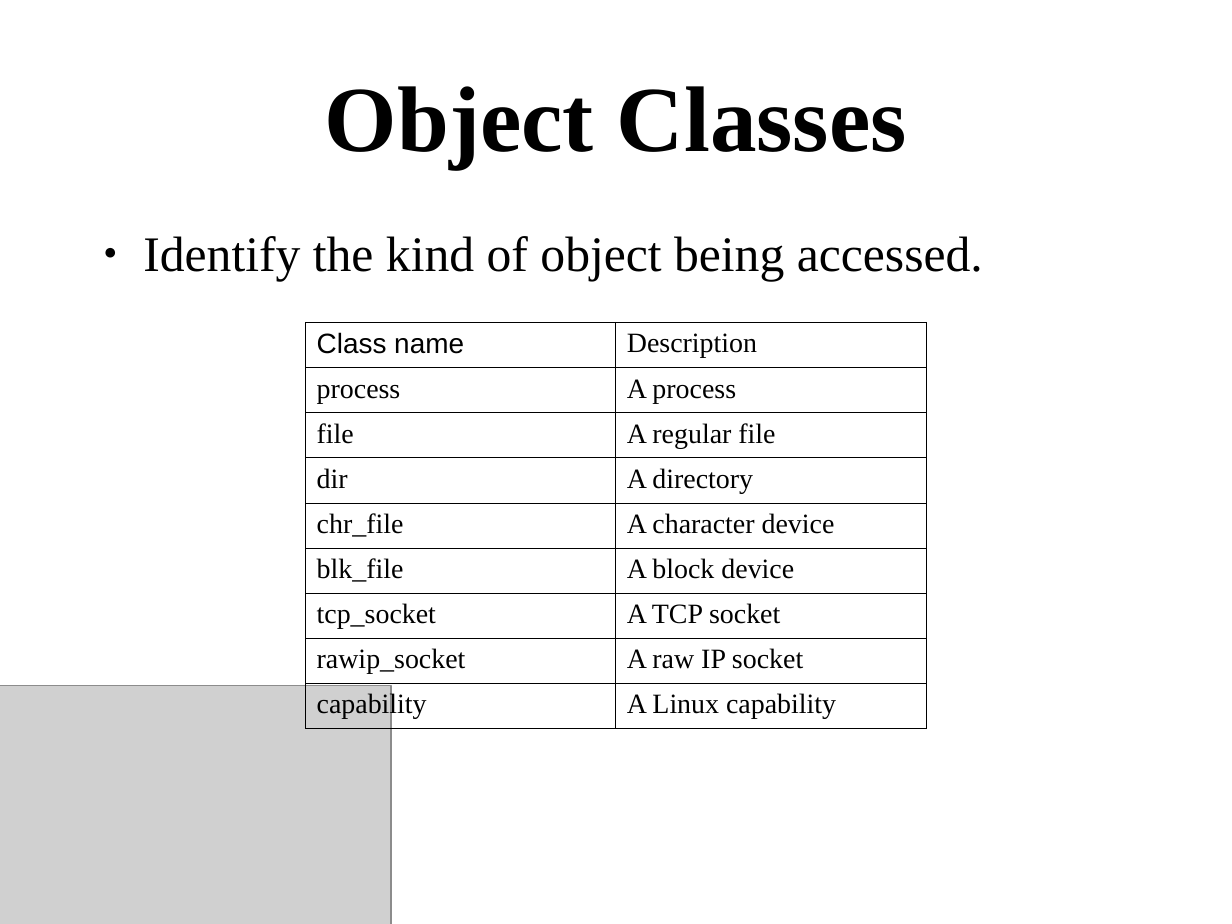
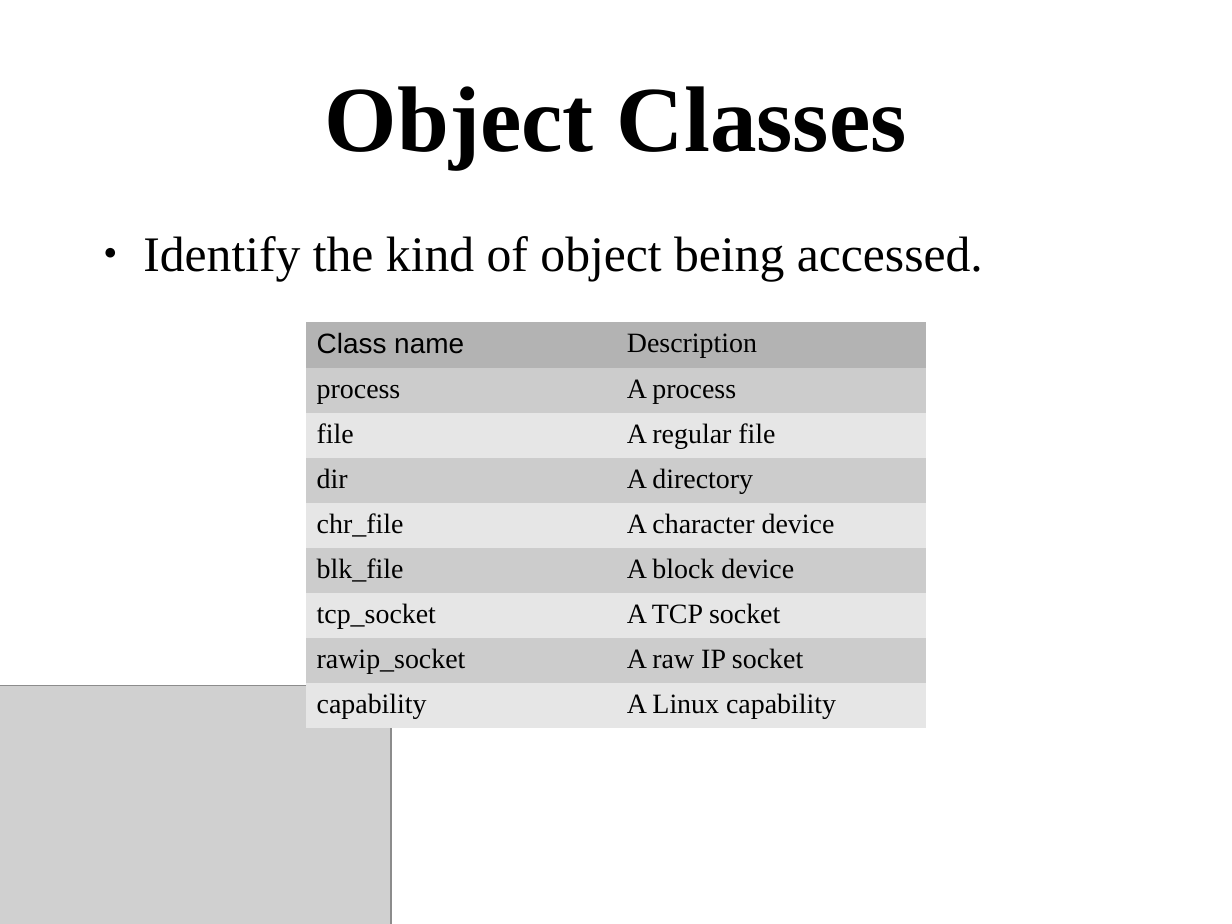
Before and after one commit to dpquigl/demystifying-selinux, a slide deck: slide 25 of demystifying-selinux-part2/demystifying_selinux_part2.odp. Drawn at 1232x924 pixels with LibreOffice and Linux fonts; fonts in the diff are those of the drawing; grey boxes stand for pictures. Boxes give left, top, right and bottom in pixels: in the first picture for what was removed or moved away, otherwise in the second. Text is boxed around its words. In the diff, an @@ line names an element or a change of style, - is before the commit and + after.

```diff
--- a/demystifying-selinux-part2/demystifying_selinux_part2.odp
+++ b/demystifying-selinux-part2/demystifying_selinux_part2.odp
@@ table at [306,322,928,728] @@
@@ fill none to #B3B3B3 in row 1 @@
@@ fill none to #CCCCCC in 8 cells @@
@@ fill none to #E6E6E6 in 8 cells @@
@@ borders changed @@
```
Also in this commit, not shown: 6 other slides changed, 2 other files.
